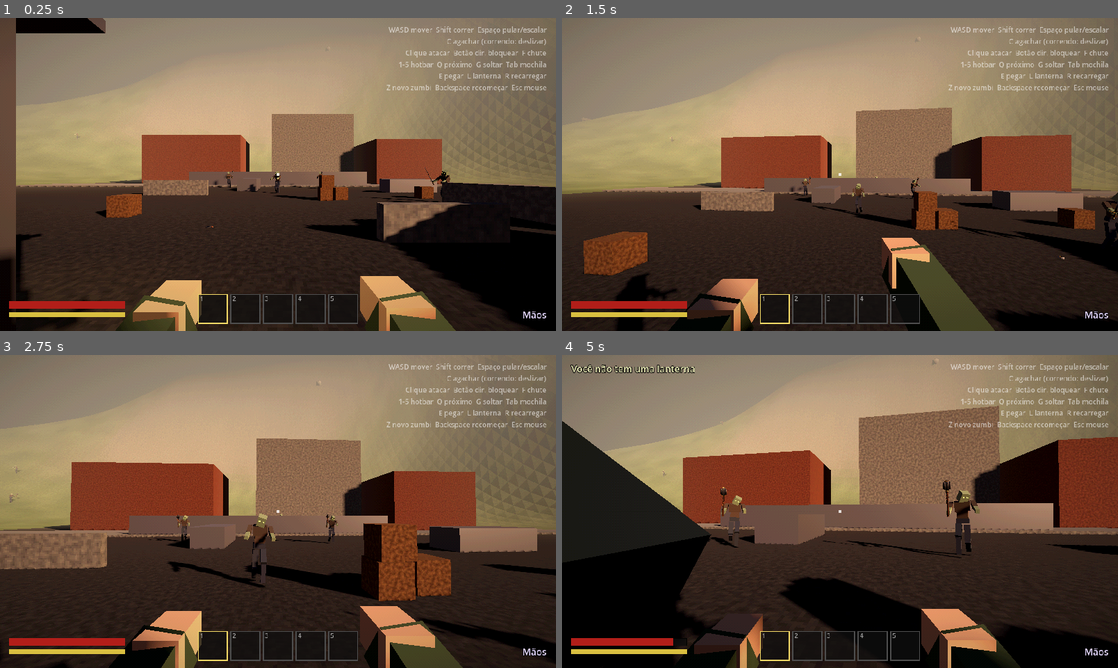
Above: before the commit, frames 1-4 (two rows, left to right).
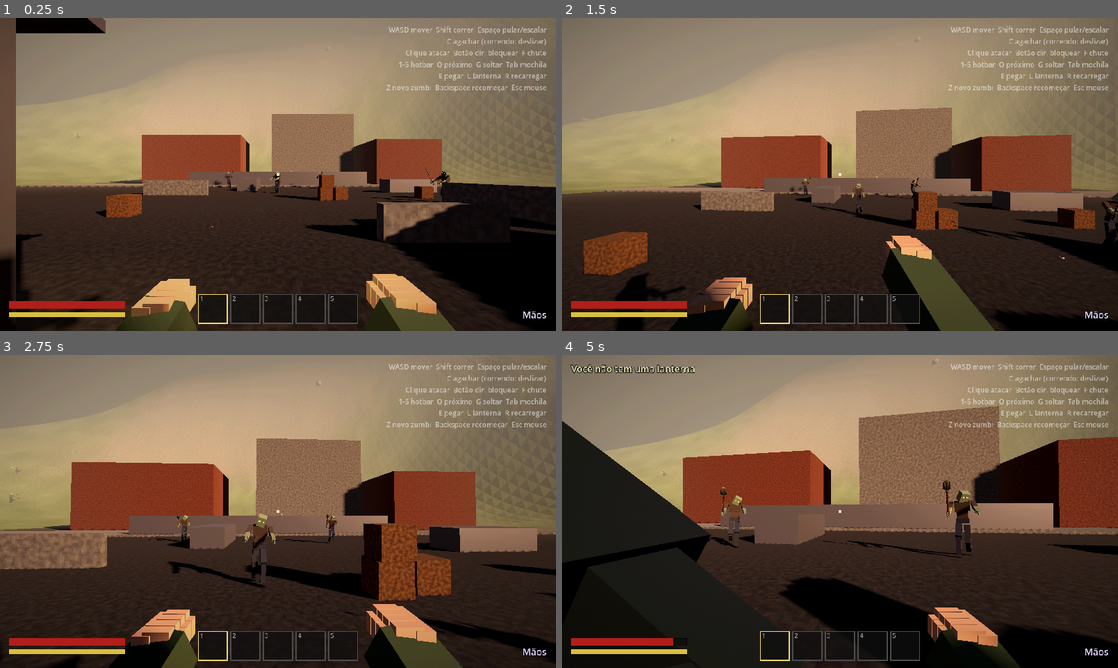
Above: after the commit, the same moments.

Repository: NynaUwU/GamaMake
Game: Godot game, scene res://scenes/main.tscn
Two runs of this game, one before a commit and one after it. Both use one fixed random seed, a clock stepped at 60 frames per second and the inputs below.
Inputs (mouse positions are in pixels of both pictures, inside the frame that each line leads up to):
- Up to frame 1 (0.25 s): no input
- Up to frame 2 (1.5 s): move the mouse to (867, 174) at 0.52 s; hold Right mouse button (block) 0.53-1.28 s; hold W (move_forward) from 0.53 s (still down); tap Space (jump) at 0.77, 1.07 s; move the mouse to (812, 174) at 1.27 s; click (812, 174) at 1.35 s
- Up to frame 3 (2.75 s): keep holding W (move_forward); tap Space (jump) at 1.52, 1.82 s; right-click (250, 511) at 1.55 s; move the mouse to (289, 505) at 2.02 s; hold Right mouse button (block) from 2.03 s (still down)
- Up to frame 4 (5 s): keep holding W (move_forward); move the mouse to (834, 517) at 2.77 s; release Right mouse button (block) at 2.78 s; tap C (crouch) at 2.85 s; tap Space (jump) at 3.02, 3.32, 3.77, 4.07, 4.52, 4.82 s; right-click (834, 517) at 3.05 s; move the mouse to (878, 514) at 3.52 s; hold G (drop) 3.53-4.28 s; right-click (878, 514) at 3.8 s; tap R (reload) at 4.15 s; move the mouse to (795, 508) at 4.27 s; tap L (flashlight) at 4.35 s; right-click (795, 508) at 4.55 s

The runs differ from the first frame. In frame 1, 1.8% of the frame differs, in the area x 13-80%, y 37-100%; in frame 2, 1.4%; in frame 3, 1.9%; in frame 4, 5.2%, in the area x 4-79%, y 37-100%.

Commit message:
Matte post-apocalyptic materials, no gears, chunkier grip, blocky hands
- Rename "Maça a vapor" to "Maça".
- Weapons and car go matte: worn, duller metal colors, roughness >= ~0.75
  and low metallic everywhere (paint and chrome darkened slightly).
- Remove decorative gears from the sword guard and pommel and the pistol
  cylinder; sword grip is thicker and hexagonal with two brass bands and
  an iron ball pommel.
- BlockyHand: block hands with 4 two-segment fingers and a thumb. The
  player's first-person hands are closed fists around each weapon grip
  and the steering wheel (left mirrored); body rigs get open hands at the
  end of the forearms, clawed and spread for zombies. Severed forearms
  keep their hands.

Co-Authored-By: Claude Opus 5.5 <noreply@anthropic.com>
Claude-Session: https://claude.ai/code/session_013WuJvRnQKE4d3aFe3G7e6h

Diff:
--- a/scripts/enemies/humanoid_rig.gd
+++ b/scripts/enemies/humanoid_rig.gd
@@ -89,6 +89,14 @@
 
 	if bone_name == "Head" and glowing_eyes:
 		_add_eyes(attachment, center, size)
+	if bone_name.begins_with("LowerArm"):
+		# Mão no fim do antebraço (zumbi = dedos de garra). Palma para dentro do corpo.
+		var shadow := mesh.cast_shadow
+		var hand := BlockyHand.open(_materials["skin"], glowing_eyes, shadow)
+		hand.position = Vector3(0, -length, 0)
+		if bone_name.ends_with(".R"):
+			hand.rotation.y = PI
+		attachment.add_child(hand)
 	if not build_hitboxes:
 		return
 
@@ -215,10 +223,9 @@
 		var attachment := get_node_or_null(attachment_name(bone))
 		if attachment == null:
 			continue
-		for child in attachment.get_children():
-			if child is MeshInstance3D:
-				child.cast_shadow = GeometryInstance3D.SHADOW_CASTING_SETTING_SHADOWS_ONLY if enabled \
-						else GeometryInstance3D.SHADOW_CASTING_SETTING_ON
+		for child in attachment.find_children("*", "MeshInstance3D", true, false):
+			child.cast_shadow = GeometryInstance3D.SHADOW_CASTING_SETTING_SHADOWS_ONLY if enabled \
+					else GeometryInstance3D.SHADOW_CASTING_SETTING_ON
 
 
 # --- Desmembramento ---------------------------------------------------------
@@ -269,8 +276,8 @@
 		if attachment == null or not attachment.visible:
 			continue # já foi arrancado antes
 		for child in attachment.get_children():
-			if child is MeshInstance3D:
-				var copy: MeshInstance3D = child.duplicate()
+			if child is MeshInstance3D or child.name == "Hand":
+				var copy: Node3D = child.duplicate()
 				limb.add_child(copy)
 				copy.global_transform = child.global_transform
 			elif child is Area3D:
--- a/scripts/items/item_db.gd
+++ b/scripts/items/item_db.gd
@@ -10,8 +10,8 @@
 const ITEMS := {
 	&"espada": {"name": "Espada", "kind": "weapon", "weapon": "sword", "stack": 1, "size": Vector3(0.2, 0.05, 1.0),
 		"damage_type": "Corte", "damage": 34, "knockback": 30,
-		"desc": "Lâmina de aço, guarda de engrenagens. Corta braços, pão e a paciência de quem afia."},
-	&"taco": {"name": "Maça a vapor", "kind": "weapon", "weapon": "bat", "stack": 1, "size": Vector3(0.14, 0.14, 0.95),
+		"desc": "Lâmina de aço, guarda de latão. Corta braços, pão e a paciência de quem afia."},
+	&"taco": {"name": "Maça", "kind": "weapon", "weapon": "bat", "stack": 1, "size": Vector3(0.14, 0.14, 0.95),
 		"damage_type": "Impacto", "damage": 24, "knockback": 58,
 		"desc": "Ferro, latão e uma serpentina que não faz nada. Mas assobia bonito."},
 	&"cajado": {"name": "Cajado", "kind": "weapon", "weapon": "staff", "stack": 1, "size": Vector3(0.12, 0.12, 1.2),
@@ -23,7 +23,7 @@
 	&"lanterna": {"name": "Lanterna", "kind": "tool", "stack": 1, "size": Vector3(0.08, 0.08, 0.24),
 		"desc": "Lanterna a manivela. Aperte L. Zumbis adoram uma luz na cara, igual mariposa com fome."},
 	&"sucata": {"name": "Sucata", "kind": "material", "stack": 10, "size": Vector3(0.3, 0.12, 0.2),
-		"desc": "Engrenagem torta e cano de cobre. Um dia vai virar algo incrível. Hoje é só sucata."},
+		"desc": "Ferro torto e cano de cobre. Um dia vai virar algo incrível. Hoje é só sucata."},
 	&"pano": {"name": "Pano", "kind": "material", "stack": 10, "size": Vector3(0.3, 0.05, 0.25),
 		"desc": "Cheira estranho. Não pergunte de onde veio."},
 	&"fita": {"name": "Fita adesiva", "kind": "material", "stack": 10, "size": Vector3(0.14, 0.06, 0.14),
--- a/scripts/items/item_models.gd
+++ b/scripts/items/item_models.gd
@@ -1,7 +1,8 @@
 class_name ItemModels
 ## Modelos dos itens em malha poligonal estilo PS2 (MeshBuilder), no estilo
-## MEDIEVAL STEAMPUNK: aço, ferro, latão, cobre, couro e madeira, com
-## engrenagens, canos, rebites e manômetros.
+## MEDIEVAL STEAMPUNK pós-apocalíptico: aço, ferro, latão, cobre, couro e
+## madeira gastos — tudo fosco (quase nada reflete), com canos, cintas e
+## manômetros (sem engrenagens decorativas).
 ##
 ## Uma única fonte para: arma na mão do player, item no chão, arma na mão dos
 ## zumbis e ícones (ItemIcons fotografa estes modelos).
@@ -11,10 +12,11 @@
 ## Perfis de lathe com AXIS_Z: altura h vira z = -h (h positivo = para frente),
 ## sempre em ordem CRESCENTE de altura (senão as faces ficam viradas para dentro).
 
-const STEEL := Color(0.72, 0.74, 0.77)
-const IRON := Color(0.3, 0.3, 0.32)
-const BRASS := Color(0.78, 0.6, 0.26)
-const COPPER := Color(0.72, 0.4, 0.22)
+# Cores gastas/oxidadas (pós-apocalíptico).
+const STEEL := Color(0.58, 0.59, 0.6)
+const IRON := Color(0.27, 0.26, 0.26)
+const BRASS := Color(0.6, 0.48, 0.26)
+const COPPER := Color(0.55, 0.34, 0.22)
 const LEATHER := Color(0.32, 0.18, 0.1)
 const WOOD := Color(0.42, 0.26, 0.14)
 const DARK_WOOD := Color(0.26, 0.15, 0.08)
@@ -63,8 +65,8 @@
 
 # --- Armas -------------------------------------------------------------------
 
-## Espada longa: lâmina de aço em losango, guarda de latão curvada com
-## engrenagem no centro, cabo de couro com fio de latão e pomo de engrenagem.
+## Espada longa: lâmina de aço em losango, guarda de latão curvada, cabo de
+## couro encorpado (poucos lados) com cintas de latão e pomo de ferro.
 static func _sword(p: Dictionary) -> void:
 	var blade := []
 	for s in [[-0.04, 0.032, 0.007], [-0.3, 0.03, 0.0065], [-0.65, 0.026, 0.006], [-0.86, 0.018, 0.005], [-0.97, 0.002, 0.002]]:
@@ -73,7 +75,7 @@
 	_mb(p, STEEL).loft(blade, true, true)
 	# Cano de cobre correndo pela base da lâmina (o "vapor" da espada).
 	_mb(p, COPPER).tube(PackedVector3Array([Vector3(0, 0.009, -0.05), Vector3(0, 0.009, -0.24), Vector3(0, 0.006, -0.27)]), 0.0045, 6)
-	# Guarda: barra curvada para a lâmina com esferas nas pontas + engrenagem central.
+	# Guarda: barra curvada para a lâmina com esferas nas pontas e miolo de ferro.
 	var guard := PackedVector3Array()
 	for i in 9:
 		var x := lerpf(-0.12, 0.12, i / 8.0)
@@ -81,18 +83,16 @@
 	_mb(p, BRASS).tube(guard, 0.011, 6)
 	for side in [-1.0, 1.0]:
 		_ball(_mb(p, BRASS), Vector3(side * 0.12, 0, -0.03 - 0.0317), 0.017)
-	_gear(_mb(p, BRASS), Vector3(0, 0, -0.03), 0.034, 0.022, 10, AXIS_X)
-	_mb(p, IRON).lathe(PackedVector2Array([Vector2(0.01, -0.012), Vector2(0.014, 0.0), Vector2(0.01, 0.012)]), 6, AXIS_X, Vector3(0, 0, -0.03))
-	# Cabo de couro com voltas de fio de latão.
-	_mb(p, LEATHER).lathe(PackedVector2Array([Vector2(0.02, -0.13), Vector2(0.022, -0.06), Vector2(0.019, 0.0)]), 8, AXIS_Z)
-	for z in [0.025, 0.06, 0.095]:
-		_mb(p, BRASS).torus(0.0215, 0.0028, 10, 4, AXIS_Z, Vector3(0, 0, z))
-	# Pomo: engrenagem com miolo de ferro.
-	_gear(_mb(p, BRASS), Vector3(0, 0, 0.16), 0.036, 0.024, 8, AXIS_X)
-	_mb(p, IRON).lathe(PackedVector2Array([Vector2(0.012, -0.014), Vector2(0.015, 0.0), Vector2(0.012, 0.014)]), 6, AXIS_X, Vector3(0, 0, 0.16))
-
-
-## Maça a vapor: cabo de madeira escura, cabeça de ferro com 6 flanges,
+	_mb(p, IRON).lathe(PackedVector2Array([Vector2(0.016, -0.018), Vector2(0.024, 0.0), Vector2(0.016, 0.018)]), 6, AXIS_X, Vector3(0, 0, -0.03))
+	# Cabo encorpado e simples (hexagonal): couro com duas cintas de latão.
+	_mb(p, LEATHER).lathe(PackedVector2Array([Vector2(0.028, -0.14), Vector2(0.031, -0.07), Vector2(0.027, 0.0)]), 6, AXIS_Z)
+	for z in [0.03, 0.1]:
+		_mb(p, BRASS).torus(0.03, 0.004, 6, 4, AXIS_Z, Vector3(0, 0, z))
+	# Pomo: bola de ferro facetada.
+	_ball(_mb(p, IRON), Vector3(0, 0, 0.165), 0.034, 6)
+
+
+## Maça: cabo de madeira escura, cabeça de ferro com 6 flanges,
 ## cintas de latão e uma serpentina de cobre subindo pelo cabo.
 static func _mace(p: Dictionary) -> void:
 	_mb(p, DARK_WOOD).lathe(PackedVector2Array([Vector2(0.022, -0.08), Vector2(0.024, 0.2), Vector2(0.028, 0.62)]), 8, AXIS_Z)
@@ -148,7 +148,7 @@
 	_ball(_mb(p, GLOW), center, 0.05, 10)
 
 
-## Pistola steampunk: cano octogonal de latão, tambor com engrenagem, armação
+## Pistola steampunk: cano octogonal de latão, tambor de ferro, armação
 ## de ferro, cão, guarda-mato, cano de cobre e coronha curva de madeira.
 static func _pistol(p: Dictionary) -> void:
 	var barrel := []
@@ -158,7 +158,6 @@
 	_mb(p, BRASS).loft(barrel, true, true)
 	_mb(p, BRASS).torus(0.016, 0.004, 8, 4, AXIS_Z, Vector3(0, 0.035, -0.165))
 	_mb(p, IRON).lathe(PackedVector2Array([Vector2(0.024, -0.005), Vector2(0.026, 0.02), Vector2(0.024, 0.045)]), 8, AXIS_Z, Vector3(0, 0.03, 0.0))
-	_gear(_mb(p, BRASS), Vector3(0.026, 0.03, -0.02), 0.018, 0.013, 8, AXIS_X, 0.006)
 	_mb(p, IRON).box(Vector3(0, 0.012, 0.015), Vector3(0.026, 0.035, 0.07))
 	_mb(p, BRASS).box(Vector3(0, 0.058, 0.05), Vector3(0.01, 0.03, 0.012), Basis(Vector3(1, 0, 0), 0.5)) # cão
 	_mb(p, COPPER).tube(PackedVector3Array([Vector3(0, 0.014, 0.0), Vector3(0, 0.014, -0.12), Vector3(0, 0.022, -0.14)]), 0.005, 6)
@@ -241,26 +240,23 @@
 	return parts[color]
 
 
+## Tudo fosco: metal gasto quase não reflete (pós-apocalíptico).
 static func _material(color: Color) -> StandardMaterial3D:
 	if _materials.has(color):
 		return _materials[color]
 	var material := StandardMaterial3D.new()
 	material.albedo_color = color
+	material.roughness = 0.9
 	match color:
 		STEEL:
-			material.metallic = 0.8
-			material.roughness = 0.3
-		BRASS, COPPER:
-			material.metallic = 0.75
-			material.roughness = 0.38
-		IRON:
-			material.metallic = 0.6
-			material.roughness = 0.55
+			material.metallic = 0.25
+			material.roughness = 0.75
+		BRASS, COPPER, IRON:
+			material.metallic = 0.2
+			material.roughness = 0.82
 		GLOW, LENS:
 			material.emission_enabled = true
 			material.emission = color
 			material.emission_energy_multiplier = 2.5
-		_:
-			material.roughness = 0.85
 	_materials[color] = material
 	return material
--- a/scripts/player/player.gd
+++ b/scripts/player/player.gd
@@ -185,11 +185,11 @@
 var _pistol_kick := 0.0
 
 var _fp_arm: MeshInstance3D # antebraço em primeira pessoa (do ombro até a mão)
-var _fp_hand: MeshInstance3D
+var _fp_hand: Node3D
 const FP_SHOULDER := Vector3(0.34, -0.55, 0.22) ## de onde o braço sai (fora da tela)
 
 var _fp_arm_left: MeshInstance3D
-var _fp_hand_left: MeshInstance3D
+var _fp_hand_left: Node3D
 const FP_SHOULDER_LEFT := Vector3(-0.34, -0.55, 0.22)
 
 var vehicle: VintageCar ## carro que está dirigindo (null = a pé)
@@ -459,16 +459,11 @@
 	_fp_arm.material_override = sleeve
 	_fp_arm.cast_shadow = GeometryInstance3D.SHADOW_CASTING_SETTING_OFF
 	camera.add_child(_fp_arm)
-	_fp_hand = MeshInstance3D.new()
-	var hand_mesh := BoxMesh.new()
-	hand_mesh.size = Vector3(0.075, 0.07, 0.1)
-	_fp_hand.mesh = hand_mesh
-	_fp_hand.material_override = skin
-	_fp_hand.cast_shadow = GeometryInstance3D.SHADOW_CASTING_SETTING_OFF
+	_fp_hand = BlockyHand.fist(skin) # mão em blocos com dedos (segura o cabo ao longo de Z)
 	camera.add_child(_fp_hand)
 	_fp_arm_left = _fp_arm.duplicate()
 	camera.add_child(_fp_arm_left)
-	_fp_hand_left = _fp_hand.duplicate()
+	_fp_hand_left = BlockyHand.fist(_fp_hand.get_child(0).material_override, false, true)
 	camera.add_child(_fp_hand_left)
 
 
@@ -499,7 +494,7 @@
 	_place_arm(_fp_arm, _fp_hand, FP_SHOULDER, grip)
 
 
-func _place_arm(arm: MeshInstance3D, hand: MeshInstance3D, shoulder: Vector3, grip: Transform3D) -> void:
+func _place_arm(arm: MeshInstance3D, hand: Node3D, shoulder: Vector3, grip: Transform3D) -> void:
 	hand.transform = grip
 	var to_hand := grip.origin - shoulder
 	if to_hand.length() < 0.05:
--- /dev/null
+++ b/scripts/util/blocky_hand.gd
@@ -0,0 +1,61 @@
+class_name BlockyHand
+## Mão em blocos (seres vivos são em blocos): palma, 4 dedos com 2 gomos e
+## polegar. Dois jeitos:
+##   fist(): mão fechada segurando algo (primeira pessoa). Origem = centro da
+##           empunhadura; o objeto segurado passa ao longo do eixo Z.
+##   open(): mão pendurada no fim do antebraço (corpo/zumbi). Origem = pulso,
+##           dedos para baixo (-Y), palma virada para dentro (X).
+
+
+## left = mão esquerda (espelhada em X).
+static func fist(material: Material, shadows := false, left := false) -> Node3D:
+	var root := Node3D.new()
+	root.name = "Hand"
+	root.set_meta("mirror", left)
+	# Palma por fora do cabo (lado +X) e dedos dando a volta por cima/frente.
+	_block(root, material, Vector3(0.03, 0.0, 0.0), Vector3(0.03, 0.075, 0.085), shadows)
+	for i in 4:
+		var z := -0.031 + i * 0.0207
+		_block(root, material, Vector3(0.006, 0.033, z), Vector3(0.045, 0.02, 0.018), shadows)
+		_block(root, material, Vector3(-0.02, 0.012, z), Vector3(0.018, 0.035, 0.018), shadows)
+	# Polegar por baixo, cruzando o cabo.
+	_block(root, material, Vector3(0.0, -0.032, -0.02), Vector3(0.05, 0.02, 0.022), shadows, Basis(Vector3.UP, 0.4))
+	return root
+
+
+static func open(material: Material, claw := false, shadows := GeometryInstance3D.SHADOW_CASTING_SETTING_ON) -> Node3D:
+	var root := Node3D.new()
+	root.name = "Hand"
+	_block(root, material, Vector3(0, -0.05, 0), Vector3(0.035, 0.09, 0.09), shadows)
+	# Zumbi: dedos tortos e abertos, como garras. Humano: retos e juntos.
+	var bend := 0.5 if claw else 0.15
+	for i in 4:
+		var z := -0.033 + i * 0.022
+		var spread := (i - 1.5) * (0.12 if claw else 0.03)
+		var base := Vector3(0, -0.1, z)
+		var b1 := Basis(Vector3.BACK, 0.0).rotated(Vector3.RIGHT, spread)
+		_block(root, material, base + b1 * Vector3(0, -0.018, 0), Vector3(0.02, 0.036, 0.018), shadows, b1)
+		var tip := base + b1 * Vector3(0, -0.036, 0)
+		var b2 := Basis(Vector3.BACK, bend).rotated(Vector3.RIGHT, spread)
+		_block(root, material, tip + b2 * Vector3(0, -0.015, 0), Vector3(0.018, 0.03, 0.016), shadows, b2)
+	var thumb := Basis(Vector3.BACK, 0.6 if claw else 0.4)
+	_block(root, material, Vector3(0.022, -0.06, -0.035) + thumb * Vector3(0, -0.02, 0), Vector3(0.018, 0.045, 0.018), shadows, thumb)
+	return root
+
+
+static func _block(parent: Node3D, material: Material, pos: Vector3, size: Vector3, shadows, basis := Basis.IDENTITY) -> void:
+	if parent.get_meta("mirror", false):
+		pos.x = -pos.x
+		var m := Basis(Vector3(-1, 0, 0), Vector3(0, 1, 0), Vector3(0, 0, 1))
+		basis = (m * basis * m).orthonormalized() # mesma rotação, espelhada
+	var mesh := MeshInstance3D.new()
+	var box := BoxMesh.new()
+	box.size = size
+	mesh.mesh = box
+	mesh.material_override = material
+	mesh.transform = Transform3D(basis, pos)
+	if shadows is bool:
+		mesh.cast_shadow = GeometryInstance3D.SHADOW_CASTING_SETTING_ON if shadows else GeometryInstance3D.SHADOW_CASTING_SETTING_OFF
+	else:
+		mesh.cast_shadow = shadows
+	parent.add_child(mesh)
--- a/scripts/vehicles/vintage_car.gd
+++ b/scripts/vehicles/vintage_car.gd
@@ -469,9 +469,10 @@
 	if _materials.has(key):
 		return _materials[key]
 	var material := StandardMaterial3D.new()
-	material.albedo_color = color
-	material.roughness = roughness
-	material.metallic = metallic
+	# Pós-apocalíptico: pintura e cromados gastos, quase sem reflexo.
+	material.albedo_color = color.darkened(0.12) if key in ["paint", "chrome"] else color
+	material.roughness = maxf(roughness, 0.78)
+	material.metallic = minf(metallic, 0.25)
 	if double_sided:
 		material.cull_mode = BaseMaterial3D.CULL_DISABLED
 	if color.a < 1.0:
Binary file changed: assets/icons/cajado.png
Binary file changed: assets/icons/espada.png
Binary file changed: assets/icons/fita.png
Binary file changed: assets/icons/lanterna.png
Not shown, changed: assets/icons/manifest.txt
Binary file changed: assets/icons/pano.png
Binary file changed: assets/icons/pistola.png
Binary file changed: assets/icons/sucata.png
Binary file changed: assets/icons/taco.png
Not shown, added: docs/screenshot_fp_taco.png.import
Binary file added: docs/screenshot_hand_carro.png
Binary file added: docs/screenshot_hand_espada.png
(and 8 more such lines)
